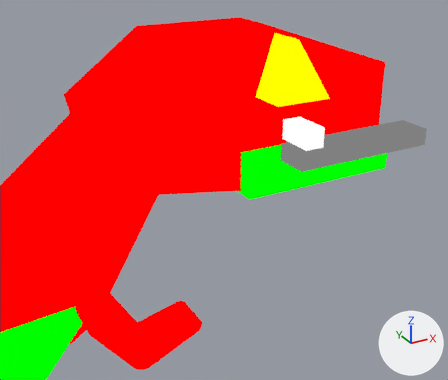
What one commit did to the Blender file assets-source/blender/dinos/allosaurus.blend.
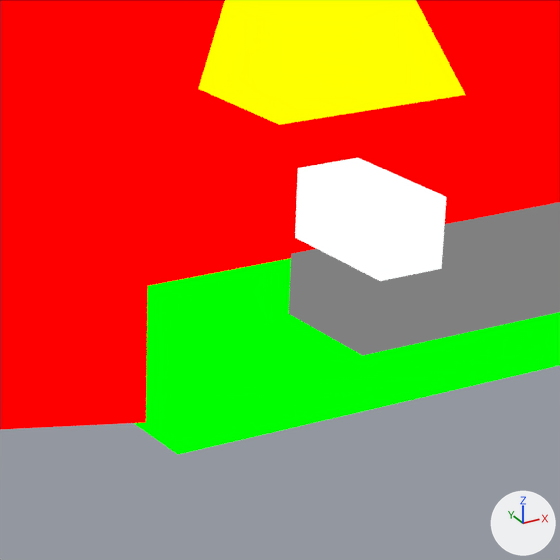
Each version appears first from a 50 mm camera at (47.45, -32.11, 35.0) aimed at (60.63, -8.16, 23.02), and next in a close-up on the part from 45% to 80% of the width and 19% to 60% of the height. Arrows for +X, +Y and +Z are at lower right; the lights stay in place. The first two pictures are the older version.

Names of what the first close-up shows: 'DinoTycoon_allosaurus_Pose0_brow', 'DinoTycoon_allosaurus_Pose0_eye', 'DinoTycoon_allosaurus_Pose0_head', 'DinoTycoon_allosaurus_Pose0_jaw', 'DinoTycoon_allosaurus_Pose0_mouth'.
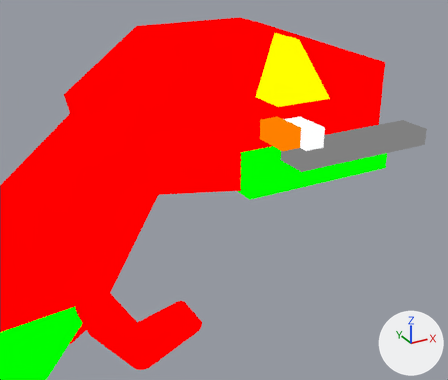
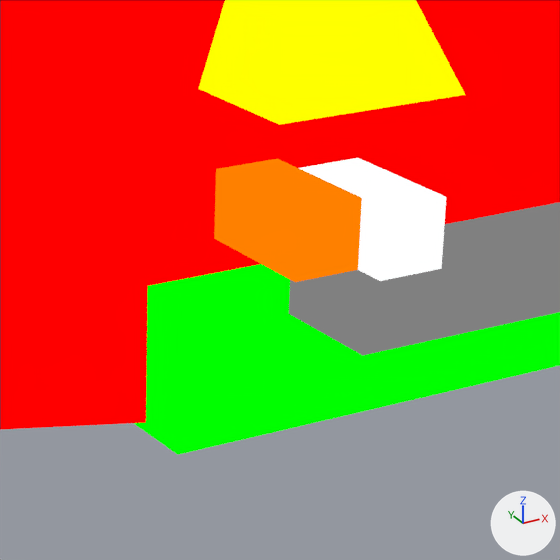
Where the change shows, as pixel boxes (x1, y1, x2, y2) in the close-ups (560 x 560 px):
'DinoTycoon_allosaurus_Pose0_eye_white', added (orange): after (214, 159, 362, 282)

What the commit changed:
Material 'DinoTycoon_Role_Y' (mat_dinotycoon_role_y) is new.
Its base color is (1.0, 0.216, 0.0) (orange #ff8000).
Mesh me_dinotycoon_allosaurus_pose0_eye_white is new.
It is a box spanning x 63.0..64.0, y -9.5..-7.5, z 25.0..26.0.
It uses material mat_dinotycoon_role_y (orange #ff8000).
Object 'DinoTycoon_allosaurus_Pose0_eye_white' (ob_dinotycoon_allosaurus_pose0_eye_white) is new; it shows me_dinotycoon_allosaurus_pose0_eye_white.
Its location is (0.0, 0.0, 0.0).
